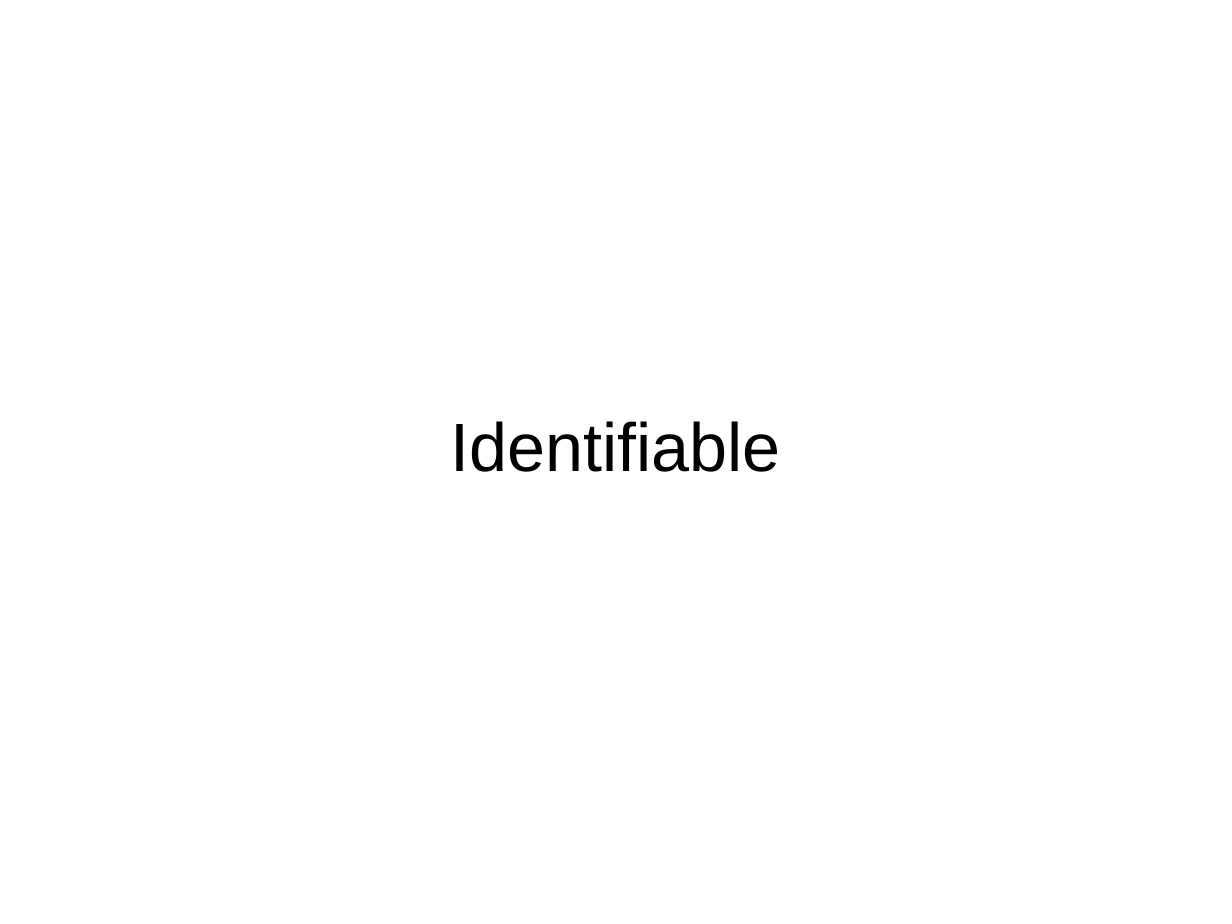
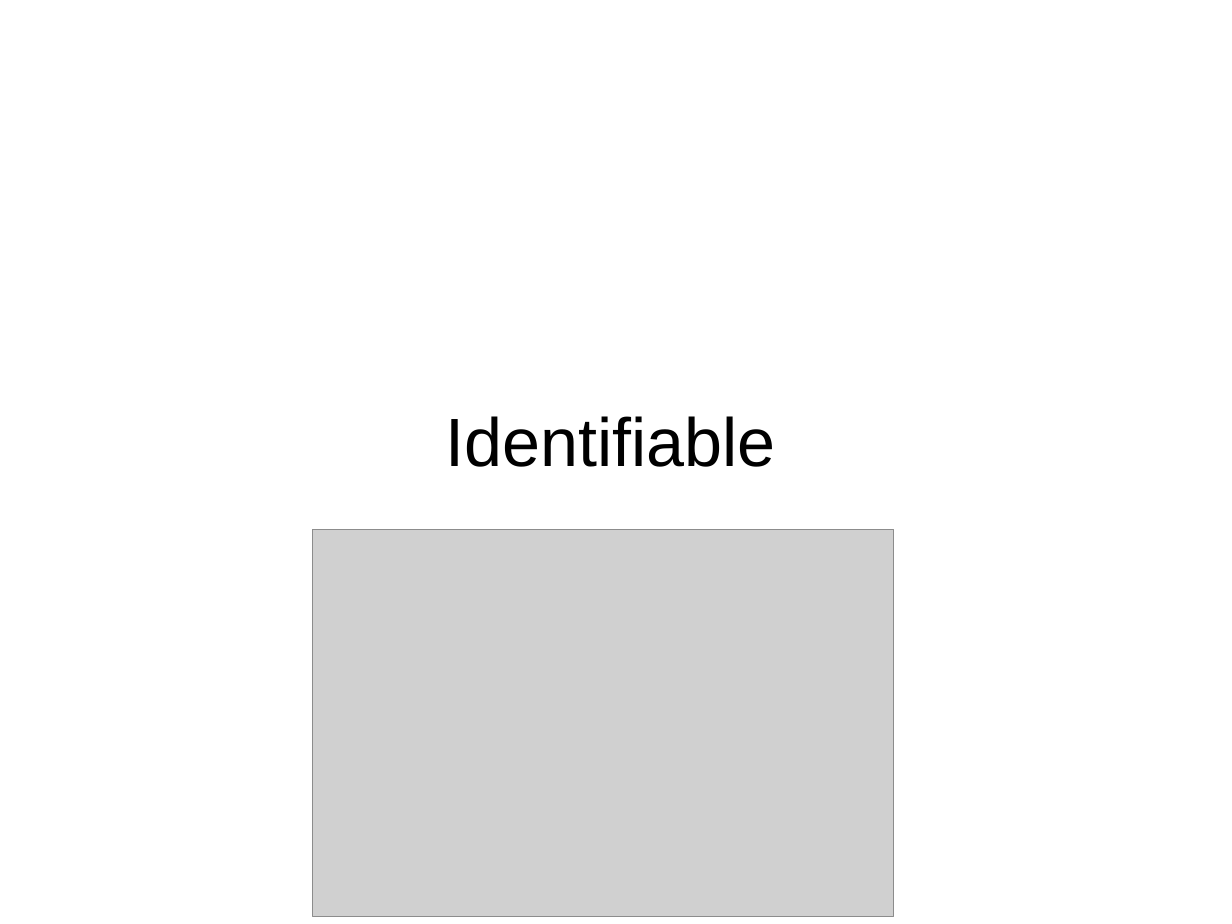
Before and after one commit to bobpaulin/whats-my-modularity, a slide deck: slide 7 of presentation/WhatsMyModularity.odp. Drawn at 1232x924 pixels with LibreOffice and Linux fonts; fonts in the diff are those of the drawing; grey boxes stand for pictures. Boxes give left, top, right and bottom in pixels: in the first picture for what was removed or moved away, otherwise in the second. Text is boxed around its words. In the diff, an @@ line names an element or a change of style, - is before the commit and + after.

```diff
--- a/presentation/WhatsMyModularity.odp
+++ b/presentation/WhatsMyModularity.odp
@@ title "Identifiable": place and size @@
-title "Identifiable" at (451, 421, 781, 472)
+title "Identifiable" at (446, 416, 776, 467)
@@ picture added at (313, 530, 894, 918) @@
```
Also in this commit, not shown: 2 other slides changed, 3 slides added, 3 slides removed, 2 other files.
